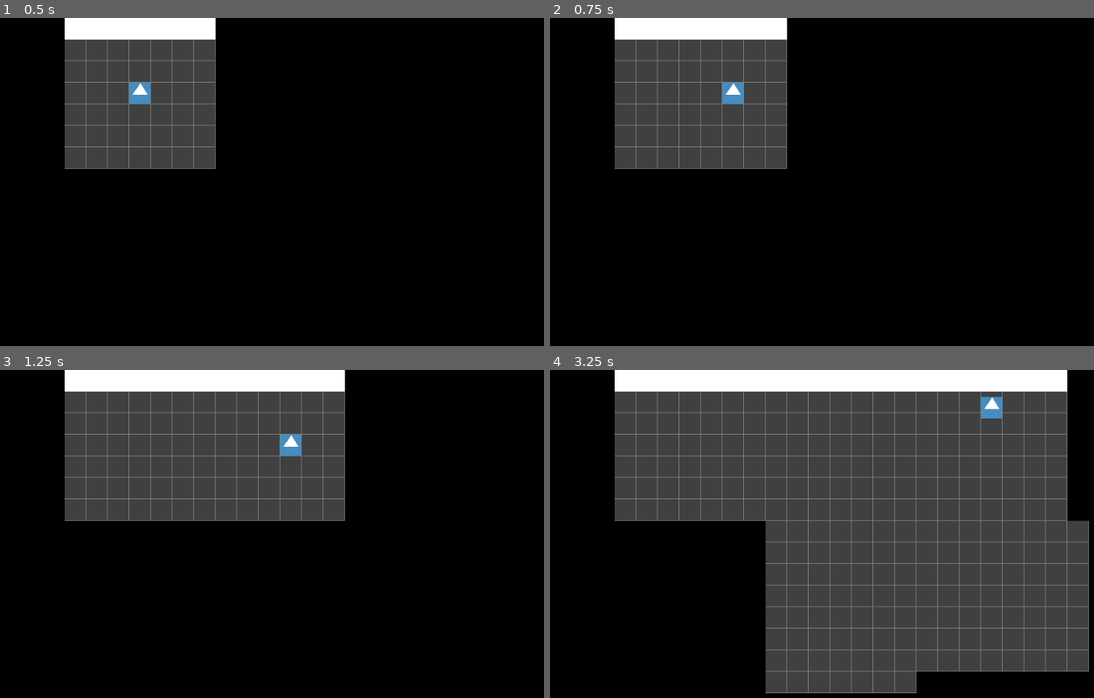
Above: before the commit, frames 1-4 (two rows, left to right).
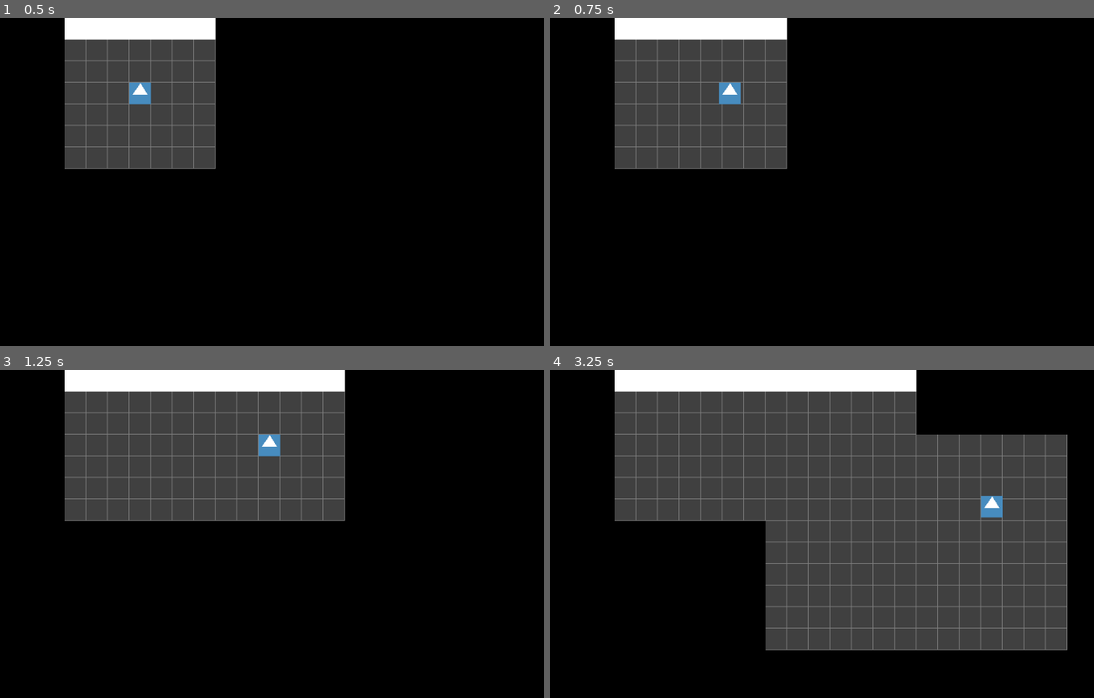
Above: after the commit, the same moments.

Repository: deengames-prototypes/roguelike-base
Game: Godot game, scene res://contexts/core/scenes/NavigateDungeonScene.tscn
Two runs of this game, one before a commit and one after it. Both use one fixed random seed, a clock stepped at 60 frames per second and the inputs below. The engine's default icon, where the game draws it, is replaced by a stand-in: a white triangle on a blue panel in a dark square.
Inputs:
- Up to frame 1 (0.5 s): no input
- Up to frame 2 (0.75 s): tap Enter at 0.5 s; hold Right (ui_right) from 0.53 s (still down)
- Up to frame 3 (1.25 s): keep holding Right (ui_right)
- Up to frame 4 (3.25 s): release Right (ui_right) at 1.28 s; hold Down (ui_down) 1.28-2.03 s; hold Right (ui_right) 2.03-2.78 s; hold Up (ui_up) from 2.78 s (still down)

Frame 1 is identical in both runs. In frame 2, 0.1% of the frame differs, in the area x 31-36%, y 19-27%; in frame 3, 0.5%; in frame 4, 13%, in the area x 39-100%, y 0-99%.

Commit message:
Partial fix for interrupting player mid-tween
Partial because he moves so bloody fast...

Diff:
--- a/source/contexts/core/scenes/entities/player.gd
+++ b/source/contexts/core/scenes/entities/player.gd
@@ -2,3 +2,4 @@
 extends CharacterBody2D
 
 var sight_radius:int = 3
+var is_tweening:bool = false
--- a/source/contexts/core/scripts/systems/player_movement_system.gd
+++ b/source/contexts/core/scripts/systems/player_movement_system.gd
@@ -12,6 +12,9 @@
 	_player = player
 
 func move(coordinates:Vector2i) -> void:
+	if _player.is_tweening:
+		return
+
 	if not can_move(coordinates):
 		return
 
@@ -20,8 +23,12 @@
 	_entity_data.set_at(coordinates, _player)
 
 	var tween = get_tree().create_tween()
+	_player.is_tweening = true
 	tween.tween_property(_player, "position", Vector2(coordinates) * 32, 0.1)
-	tween.finished.connect(func(): CoreEventBus.player_moved.emit())
+	tween.finished.connect(func():
+		_player.is_tweening = false
+		CoreEventBus.player_moved.emit()
+	)
 
 func can_move(coordinates:Vector2i) -> bool:
 	if not _tile_data.is_in_bounds(coordinates):
